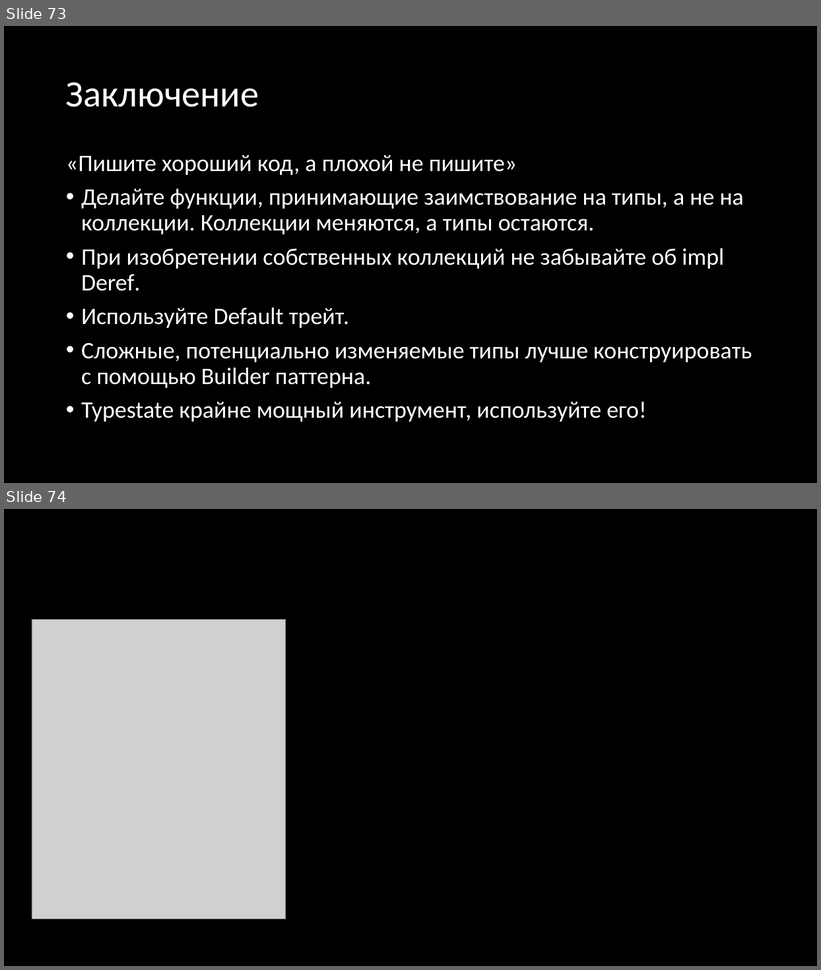
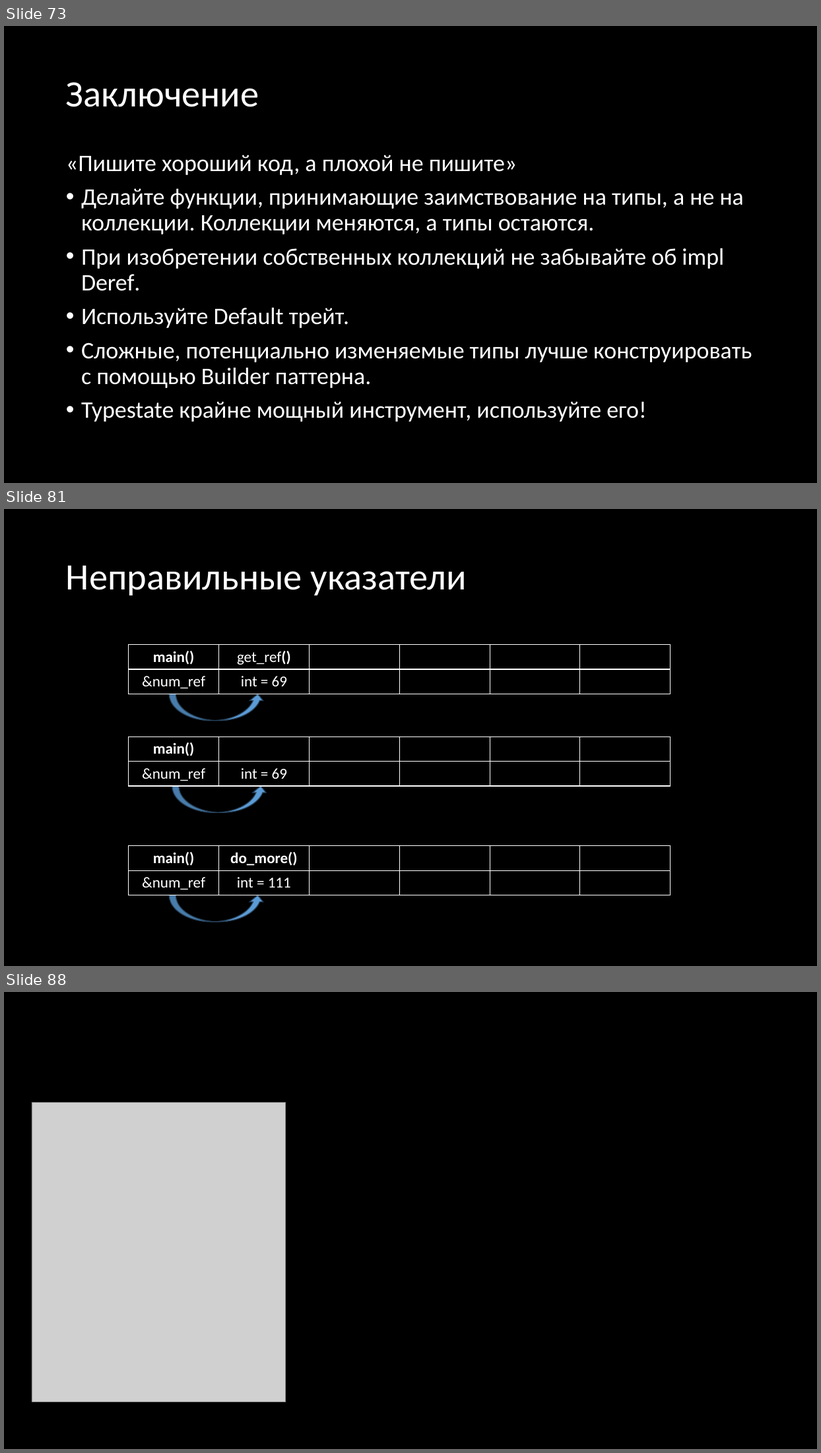
Before and after one commit to Gordon01/learn-rust, a slide deck: keynotes/Rust 2024.pptx. Shown one above the other, each under a label of ours: slides 73 and 74 before the commit, slides 73, 81 and 88 after it; the slides between them are not shown. The pictures are 821x970 and 821x1453 pixels, drawn with LibreOffice and Linux fonts; fonts in the diff are those of the drawing; grey boxes stand for pictures. Boxes give left, top, right and bottom in pixels: in the first picture for what was removed or moved away, otherwise in the second. Text is boxed around its words. In the diff, an @@ line names an element or a change of style, - is before the commit and + after.

```diff
--- a/keynotes/Rust 2024.pptx
+++ b/keynotes/Rust 2024.pptx
@@ slide 81 added at (4,509,817,966), background #000000 @@
@@ title added at (66,565,467,595), 44 pt, text #FFFFFF @@
+Неправильные указатели
@@ table added at (129,644,670,694), 2 rows, 6 columns @@
+main() | get_ref() |  |  |  | 
+&num_ref | int = 69 |  |  |  | 
@@ curved up arrow added at (169,694,265,722), fill #5B9BD5, outline #28445D 1 pt @@
@@ table added at (129,737,670,786), 2 rows, 6 columns @@
+main() |  |  |  |  | 
+&num_ref | int = 69 |  |  |  | 
@@ curved up arrow added at (172,787,267,813), fill #5B9BD5, outline #28445D 1 pt @@
@@ table added at (129,846,670,896), 2 rows, 6 columns @@
+main() | do_more() |  |  |  | 
+&num_ref | int = 111 |  |  |  | 
@@ curved up arrow added at (169,896,265,923), fill #5B9BD5, outline #28445D 1 pt @@
@@ what was slide 74 is now slide 88 @@
```
Also in this commit, not shown: 13 other slides added, 5 other files.
